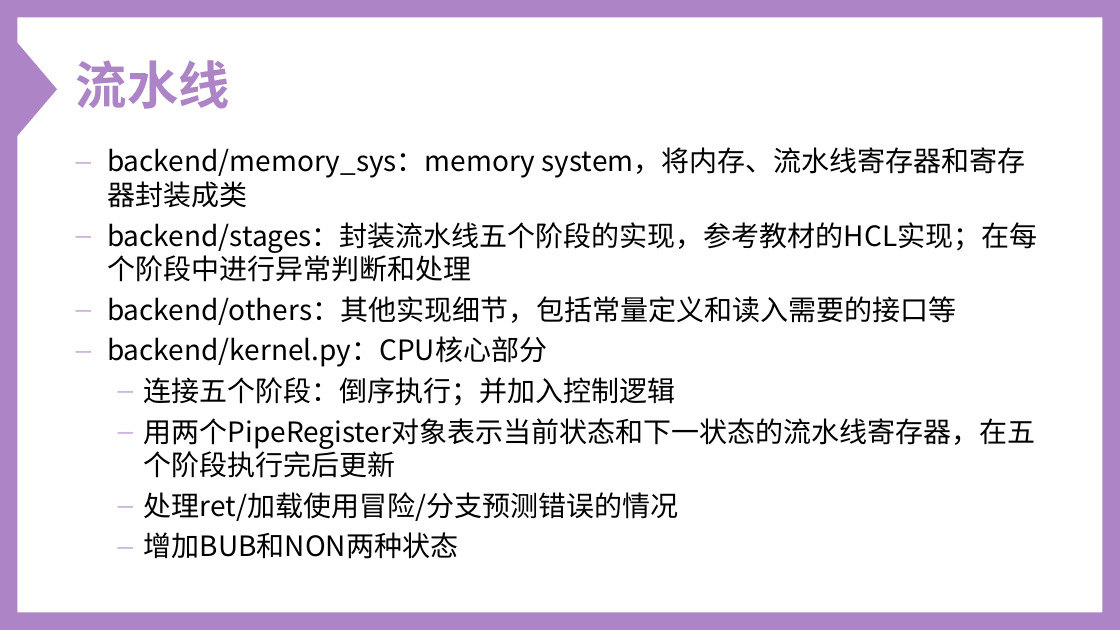
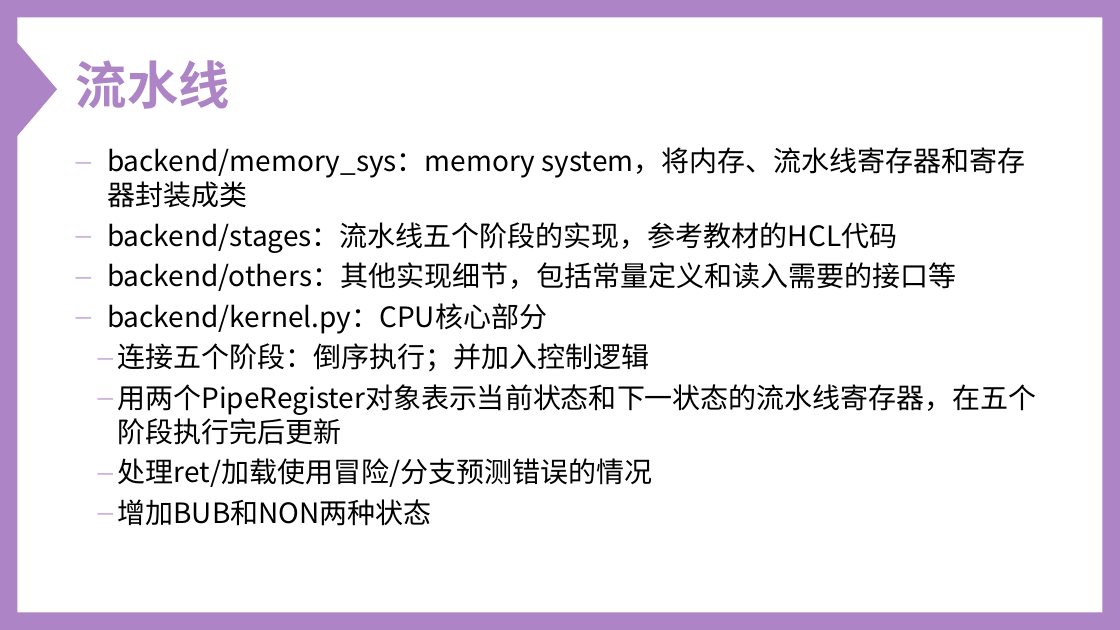
Before and after one commit to Oxer11/Y86, a slide deck: slide 17 of doc/Y-86 Simulator.ppt. Drawn at 1120x630 pixels with LibreOffice and Linux fonts; fonts in the diff are those of the drawing. Boxes give left, top, right and bottom in pixels: in the first picture for what was removed or moved away, otherwise in the second. Text is boxed around its words. In the diff, an @@ line names an element or a change of style, - is before the commit and + after.

```diff
--- a/doc/Y-86 Simulator.ppt
+++ b/doc/Y-86 Simulator.ppt
@@ freeform shape at [0, 0, 1119, 630]: outline redrawn @@
@@ text at [107, 222, 897, 253]: text changed @@
-– backend/stages：封装流水线五个阶段的实现，参考教材的HCL实现；在每个阶段中进行异常判断和处理
+– backend/stages：流水线五个阶段的实现，参考教材的HCL代码
@@ text at [118, 343, 1037, 526]: indent changed @@
```
Also in this commit, not shown: 23 other slides changed, 1 slide added, 2 slides removed, 4 other files.
